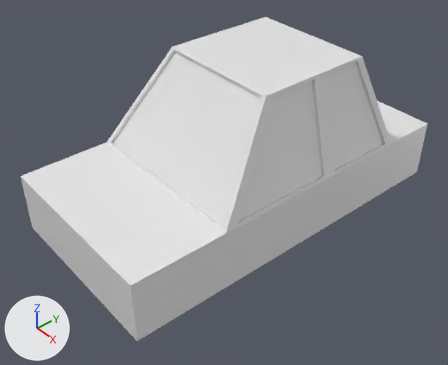
Before and after pictures for a commit that changed the Blender file Car1.blend.
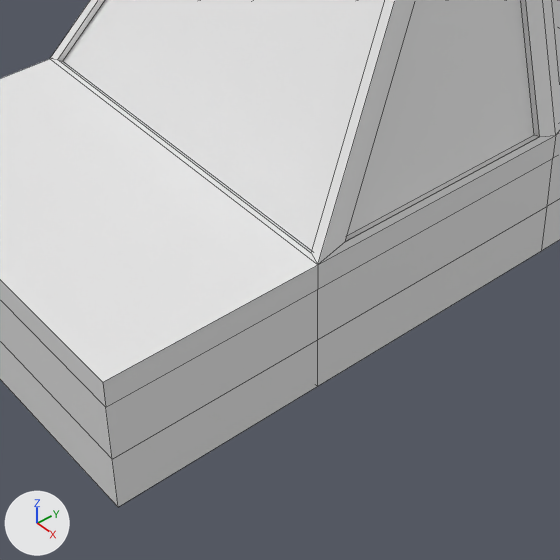
There are two pictures of each version: one whole from a camera (50 mm lens) standing at (6.32, -5.59, 5.84) and looking at (0.12, -0.37, 0.06), one close up on the part from 19% to 74% of the width and 32% to 100% of the height. The axes (+X, +Y, +Z) are drawn at lower left. The lights are the same throughout. The close-ups show mesh edges as thin lines.
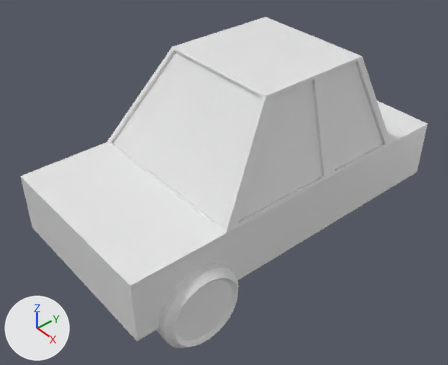
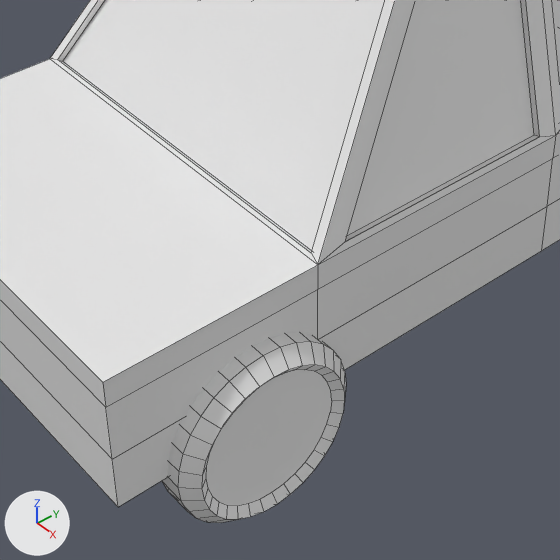
Commit message: 車モデリング中

Patch to the scene script:
```diff
--- a/Car1.blend.py
+++ b/Car1.blend.py
@@ me_円 @@
+me_円.from_pydata(...)  # 160 vertices, 130 faces; spans x -1.0..1.0, y -1.0..1.0, z -0.31..0.31
@@ ob_円 @@
+ob_円 = bpy.data.objects.new('円', me_円)
+ob_円.location = (1.5, -2.0, -0.5)
+ob_円.rotation_euler = (0.0, 1.571, 0.0)  # degrees (0, 90, 0)
+ob_円.scale = (0.65, 0.65, 0.65)
```

Location of each change, (x1, y1, x2, y2) in pixels of the close-ups (560 x 560 px):
'円', added
    after: (162, 333, 346, 523)
